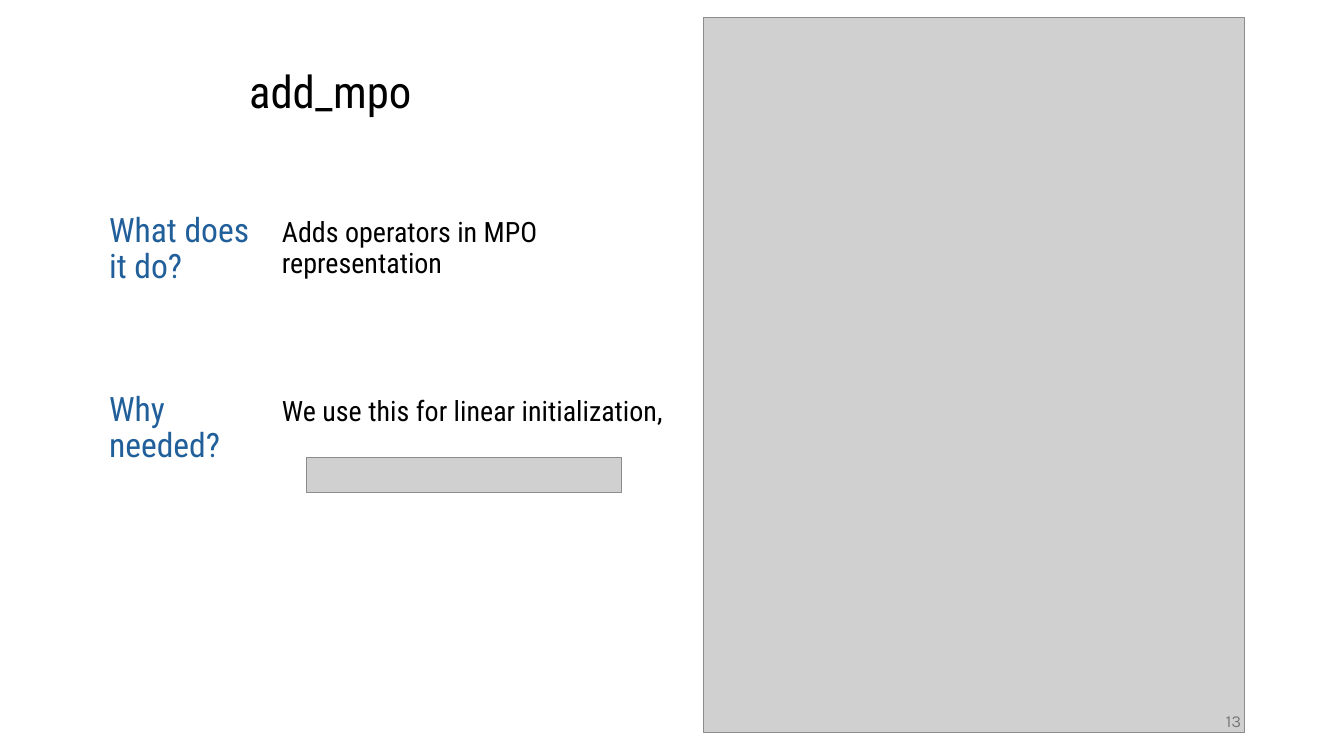
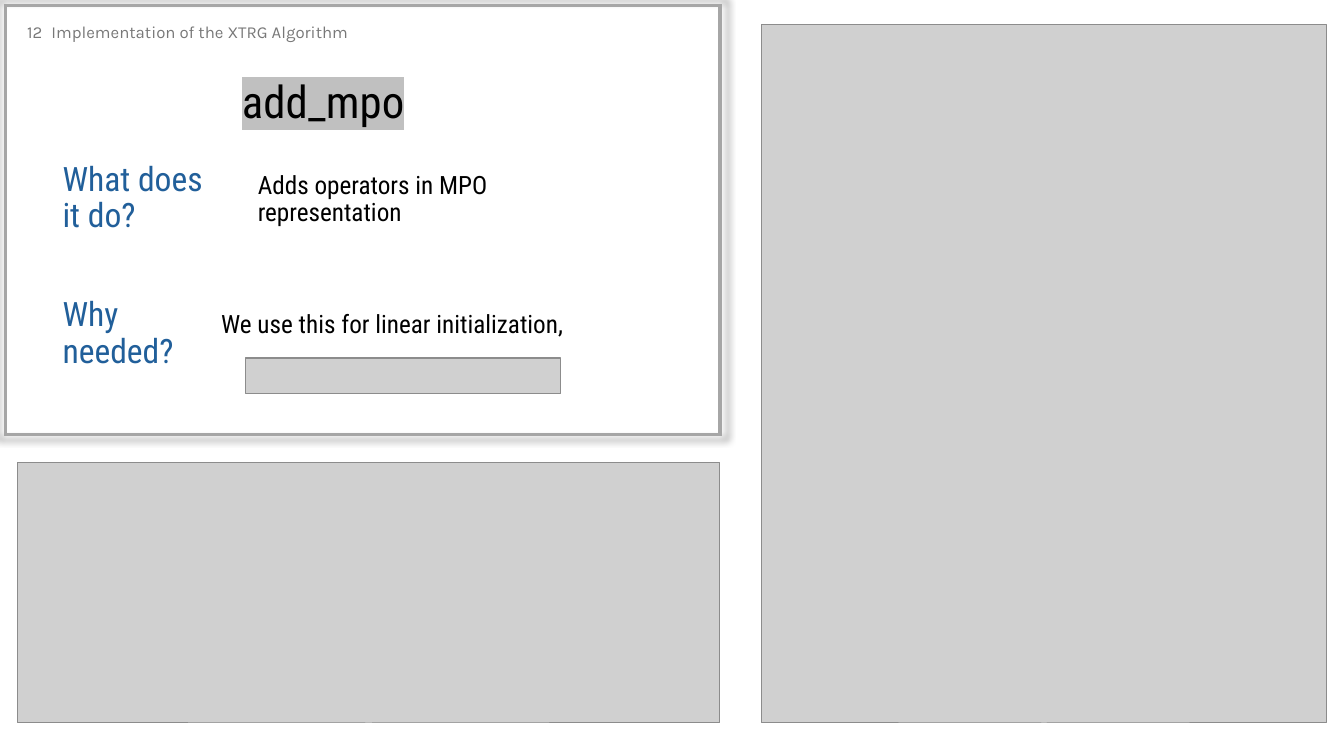
Before and after one commit to MrHighsenberg/XTRG-Algorithm, a slide deck: slide 12 of presentation/Term_Project_XTRG_Presentation.pptx (slide 13 before the commit). Drawn at 1344x756 pixels with LibreOffice and Linux fonts; fonts in the diff are those of the drawing; grey boxes stand for pictures. Boxes give left, top, right and bottom in pixels: in the first picture for what was removed or moved away, otherwise in the second. Text is boxed around its words. In the diff, an @@ line names an element or a change of style, - is before the commit and + after.

```diff
--- a/presentation/Term_Project_XTRG_Presentation.pptx
+++ b/presentation/Term_Project_XTRG_Presentation.pptx
@@ rectangle added at (x1=5, y1=6, x2=720, y2=436), outline #A6A6A6 2.25 pt @@
@@ page number added at (x1=27, y1=27, x2=42, y2=38), 12 pt, text #797979 @@
+12
@@ text added at (x1=51, y1=26, x2=348, y2=42), 12 pt, text #797979 @@
+Implementation of the XTRG Algorithm
@@ picture resized from (x1=704, y1=17, x2=1245, y2=733) to (x1=761, y1=24, x2=1327, y2=723) @@
@@ text "add_mpo" moved from (x1=249, y1=74, x2=411, y2=117) to (x1=242, y1=84, x2=404, y2=127) @@
@@ text "add_mpo" at (x1=242, y1=84, x2=404, y2=127): highlight none to #C0C0C0 @@
@@ text "What does it do?" moved from (x1=109, y1=216, x2=250, y2=279) to (x1=63, y1=165, x2=203, y2=228) @@
@@ text "Adds operators in MPO representation" moved from (x1=282, y1=221, x2=538, y2=279) to (x1=258, y1=175, x2=487, y2=226) @@
@@ text "Adds operators in MPO representation" at (x1=258, y1=175, x2=487, y2=226): size 20 to 18 pt @@
@@ text "Why needed?" moved from (x1=109, y1=395, x2=220, y2=458) to (x1=63, y1=300, x2=174, y2=364) @@
@@ text "We use this for linear ..." at (x1=221, y1=314, x2=563, y2=337): size 20 to 18 pt @@
@@ text "We use this for linear ..." moved from (x1=282, y1=399, x2=663, y2=425) to (x1=221, y1=314, x2=563, y2=337) @@
@@ picture moved from (x1=307, y1=458, x2=622, y2=493) to (x1=246, y1=358, x2=562, y2=393) @@
@@ picture added at (x1=17, y1=462, x2=720, y2=723) @@
@@ page number removed at (x1=1226, y1=716, x2=1241, y2=727) @@
-13
```
Also in this commit, not shown: 12 other slides changed, 1 slide added, 3 slides removed, 11 other files.
